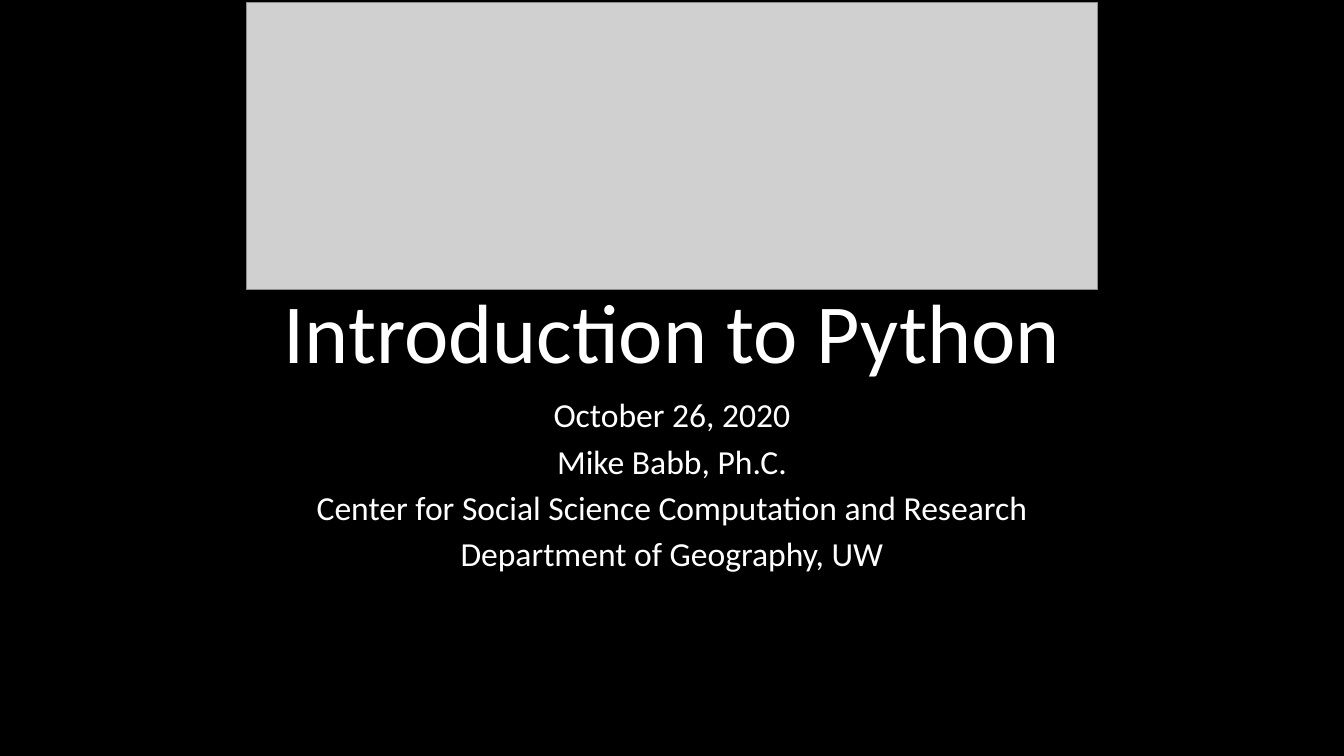
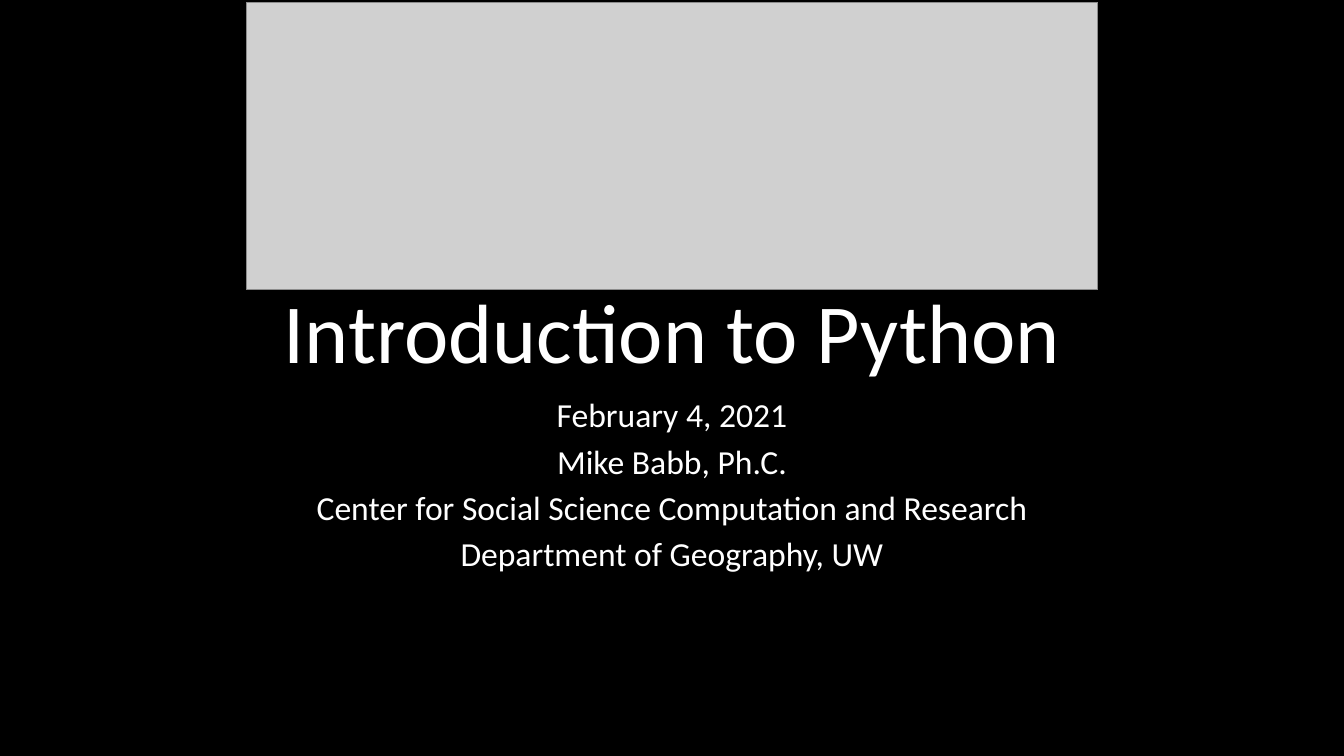
Before and after one commit to mike-babb/intro_to_python, a slide deck: slide 1 of Introduction to Python.pptx. Drawn at 1344x756 pixels with LibreOffice and Linux fonts; fonts in the diff are those of the drawing; grey boxes stand for pictures. Boxes give left, top, right and bottom in pixels: in the first picture for what was removed or moved away, otherwise in the second. Text is boxed around its words. In the diff, an @@ line names an element or a change of style, - is before the commit and + after.

```diff
--- a/Introduction to Python.pptx
+++ b/Introduction to Python.pptx
@@ subtitle at [557,403,787,433]: text changed @@
-October 26, 2020
+February 4, 2021
```
Also in this commit, not shown: 1 other slide changed, 3 slides added, 7 other files.
